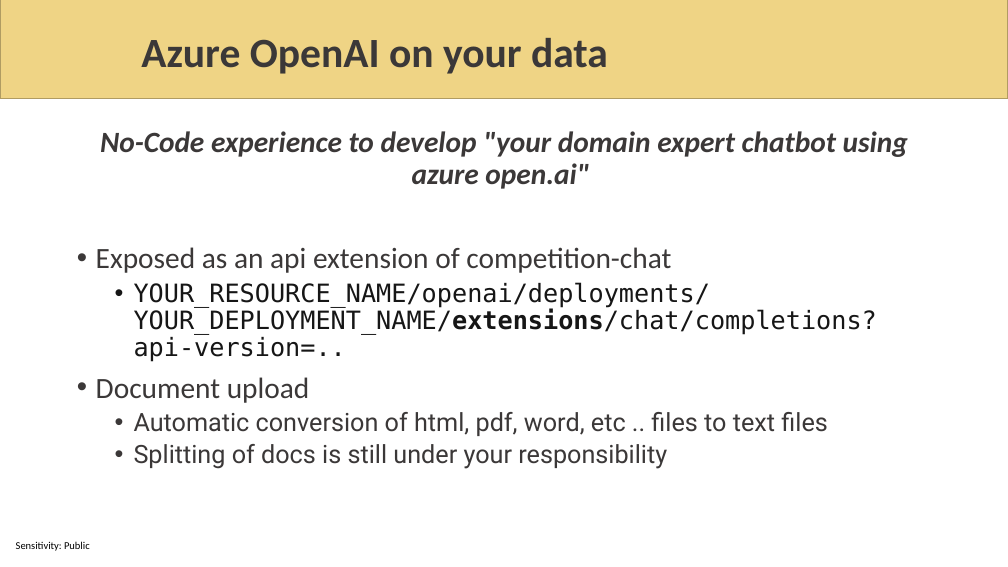
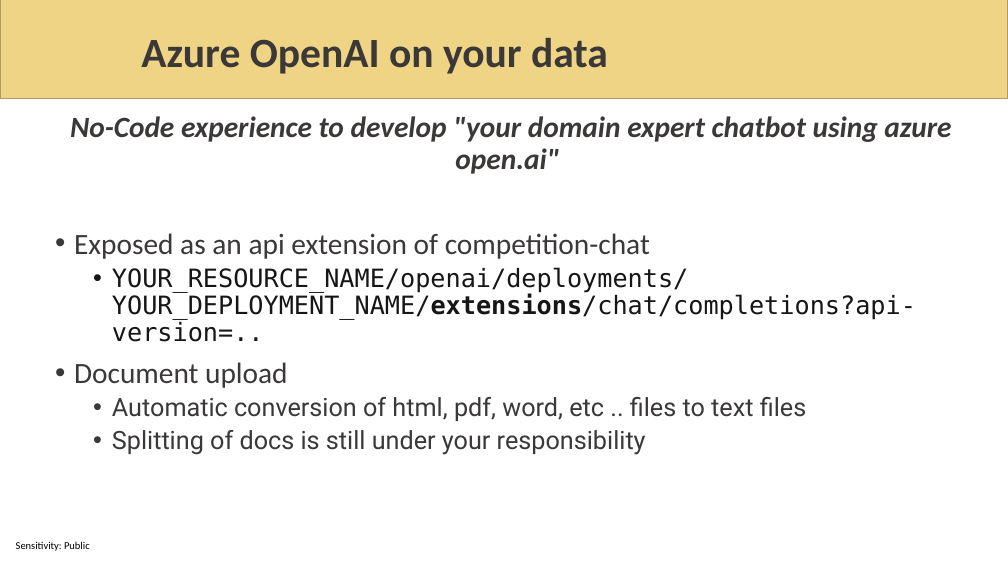
Before and after one commit to sabbadino/AzureDay2023Torino, a slide deck: slide 33 of sessions/room1_15_30/azure-day-ChatBot.pptx (slide 32 before the commit). Drawn at 1008x567 pixels with LibreOffice and Linux fonts; fonts in the diff are those of the drawing; background and template pictures are left out. Boxes give left, top, right and bottom in pixels: in the first picture for what was removed or moved away, otherwise in the second. Text is boxed around its words. In the diff, an @@ line names an element or a change of style, - is before the commit and + after.

Commit message:
work on slides

```diff
--- a/sessions/room1_15_30/azure-day-ChatBot.pptx
+++ b/sessions/room1_15_30/azure-day-ChatBot.pptx
@@ text "No-Code experience to develop "your ..." rewrapped from [96, 131, 908, 469] to [70, 116, 951, 455] @@
```
Also in this commit, not shown: 2 slides added, 1 slide removed, 4 other files.
